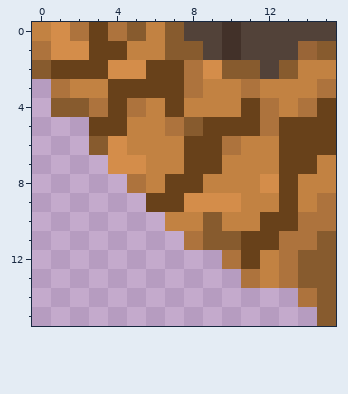
File history of a pixel-art sprite, defaultresources/global/images/tiles/Berg(U-L).png. The first picture shows the starting point.
The file is 16x16 pixels.
After the commit:
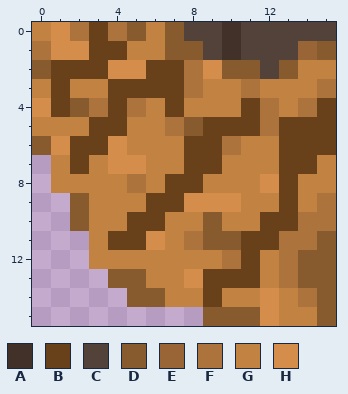
Palette (. is transparent): A #423129  B #68411a  C #524239  D #875b2e  E #996537  F #ad733d  G #c28242  H #d48d4a
Commit message: der berg gott
Difference:
The edit adds colour B in rows 6 to 7 at x 2; in row 10 at x 5 to 6; in row 11 at x 4 to 5; in row 13 at x 9 to 10; in row 14 at x 9.
Colour D gives way to colour B in row 4 at x 1; in row 6 at x 3.
Colour F gives way to colour B in row 3 at x 1; in row 13 at x 11.
The edit adds colour D in row 6 at x 0; in rows 9 to 10 at x 2; in row 13 at x 4 to 5; in row 14 at x 5 to 6; in row 15 at x 9 to 11.
The edit adds colour G in row 3 at x 0; in row 5 at x 0 to 2; in row 7 at x 1 and 3; in row 8 at x 1 to 4; in row 9 at x 3 to 5; in row 10 at x 3 to 4.
The edit adds colour G in row 11 at x 3 and 7; in row 12 at x 3 to 9; in row 13 at x 6 to 7; in row 14 at x 7 to 8, 10 to 11 and 13; in row 15 at x 13 to 14.
The edit adds colour H in row 4 at x 0; in row 6 at x 1; in row 11 at x 6; in row 13 at x 8; in rows 14 to 15 at x 12.
